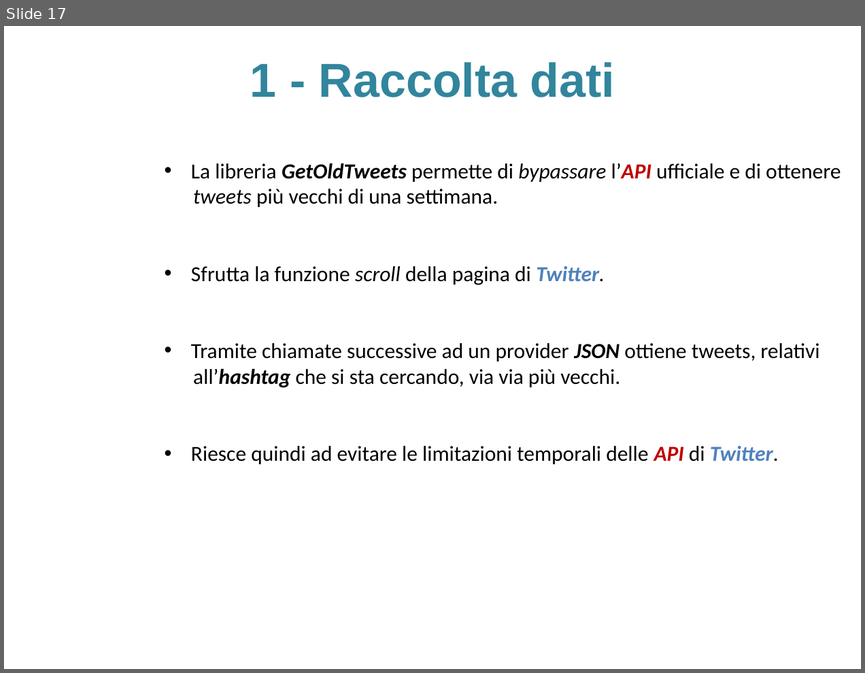
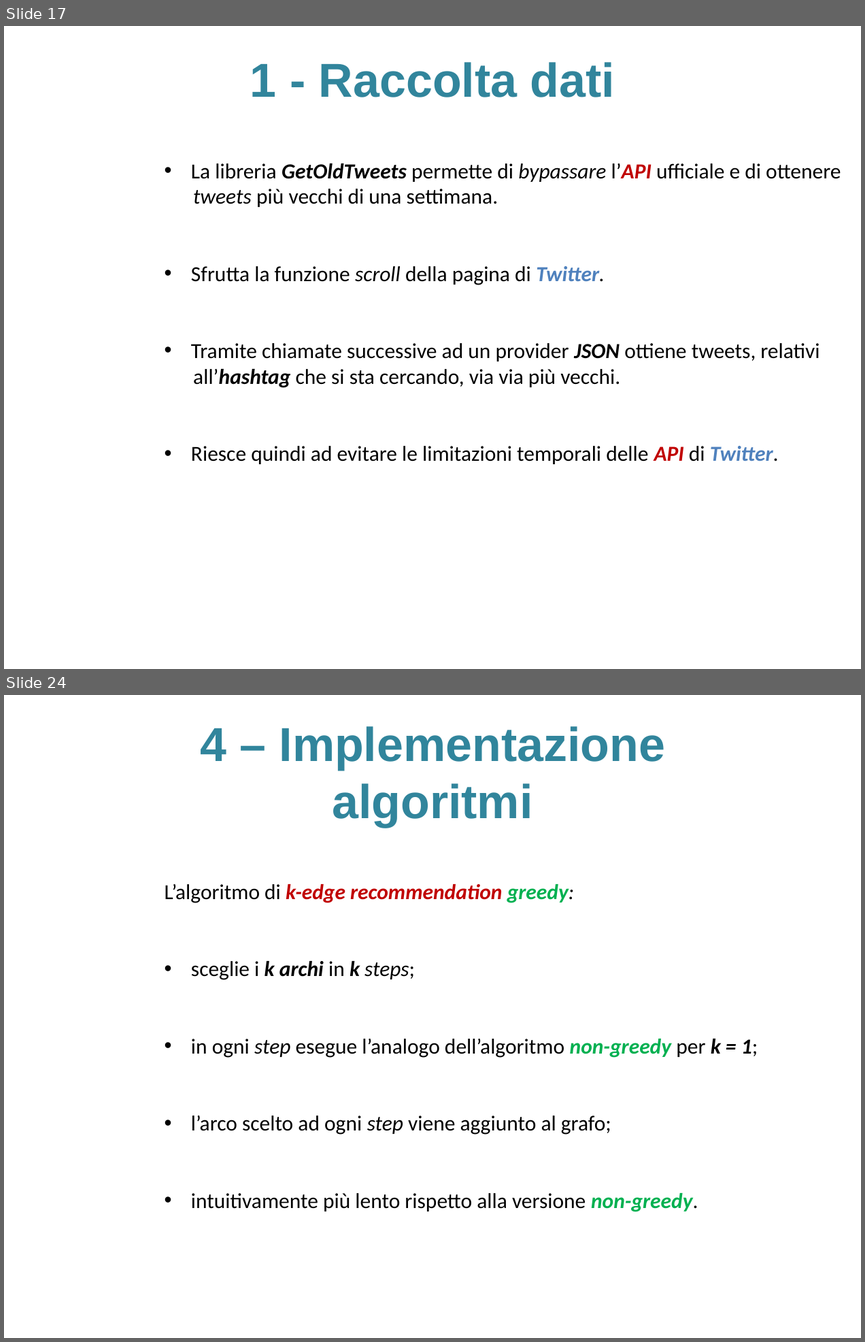
Before and after one commit to sidious1991/TesiLatex, a slide deck: PRESENTAZIONE_TESI/presentazione_agostini_stefano.pptx. Shown one above the other, each under a label of ours: slide 17 before the commit, slides 17 and 24 after it; the slides between them are not shown. The pictures are 865x673 and 865x1342 pixels, drawn with LibreOffice and Linux fonts; fonts in the diff are those of the drawing; background and template pictures are left out. Boxes give left, top, right and bottom in pixels: in the first picture for what was removed or moved away, otherwise in the second. Text is boxed around its words. In the diff, an @@ line names an element or a change of style, - is before the commit and + after.

```diff
--- a/PRESENTAZIONE_TESI/presentazione_agostini_stefano.pptx
+++ b/PRESENTAZIONE_TESI/presentazione_agostini_stefano.pptx
@@ slide 24 added at [4, 695, 861, 1338], background picture (left out) @@
@@ title added at [200, 726, 665, 827], 40 pt, text #31859C, bold @@
+4 – Implementazione
+algoritmi
@@ text added at [164, 884, 757, 1212], 18 pt, text #000000 @@
+L’algoritmo di k-edge recommendation greedy:
+• sceglie i k archi in k steps;
+• in ogni step esegue l’analogo dell’algoritmo non-greedy per k = 1;
+• l’arco scelto ad ogni step viene aggiunto al grafo;
+• intuitivamente più lento rispetto alla versione non-greedy.
```
Also in this commit, not shown: 7 slides changed, 8 other slides added, 3 other files.
